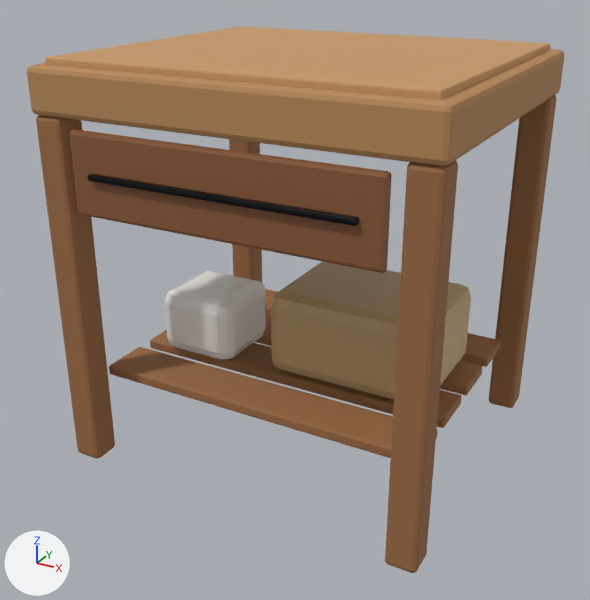
An edit to the glTF model web/public/assets/models/kitchen_counters/butcherBlock.glb, drawn before and after from the same camera.
Before and after are seen from a camera (50 mm lens) standing at (0.849, -1.62, 1.159) and looking at (-0.011, -0.057, 0.378). Every picture has the same lights, and +X, +Y and +Z are marked at lower left. The first picture is the older version. Vertices at exactly the same position are counted once.

Names of what the first picture shows: 'body', 'drawer'.
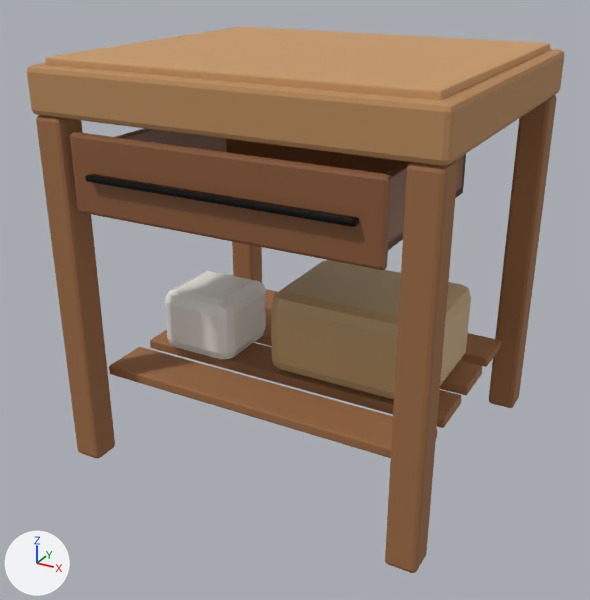
The newer file is also turned or shifted as a whole; pictures and numbers use the older file's frame.

Boxes [x1, y1, x2, y2] around the edits, measured in the pictures (590 x 600 px; the box of a moved part takes in the faces that stretch with it):
'drawer', reshaped: before [70, 129, 392, 273]; after [70, 128, 466, 270]
part 1 of me_drawer, moved or reshaped: before [70, 129, 392, 273]; after [70, 132, 391, 270]
part 2 of me_drawer, moved or reshaped: before [87, 174, 359, 226]; after [85, 174, 359, 227]
part 3 of me_drawer, added: after [116, 128, 466, 250]

What changed in the scene script:
```text
Change me_drawer:
    used by ob_drawer; location = (0.0, -0.384, 0.72)
    remove me_drawer.from_pydata(...)  # 112 vertices, 216 faces; spans x -0.35..0.35, y -0.023..0.01, z -0.09..0.09
    add me_drawer.from_pydata(...)  # 305 vertices, 638 faces; spans x -0.35..0.35, y -0.029..0.51, z -0.085..0.085
    me_drawer part 1: the loose piece of 56 vertices spanning x -0.35..0.35, y -0.01..0.01, z -0.09..0.09 is scaled about its middle by (1, 1, 0.942)
    me_drawer part 2: the loose piece of 56 vertices spanning x -0.3..0.3, y -0.023..-0.001, z -0.007..0.007 is moved by (0.0, -0.006, 0.0)
    me_drawer part 3: a new loose piece of 193 vertices spanning x -0.32..0.32, y 0.01..0.51, z -0.08..0.06, in mat_wood2 (brown #8a5a38)
```
